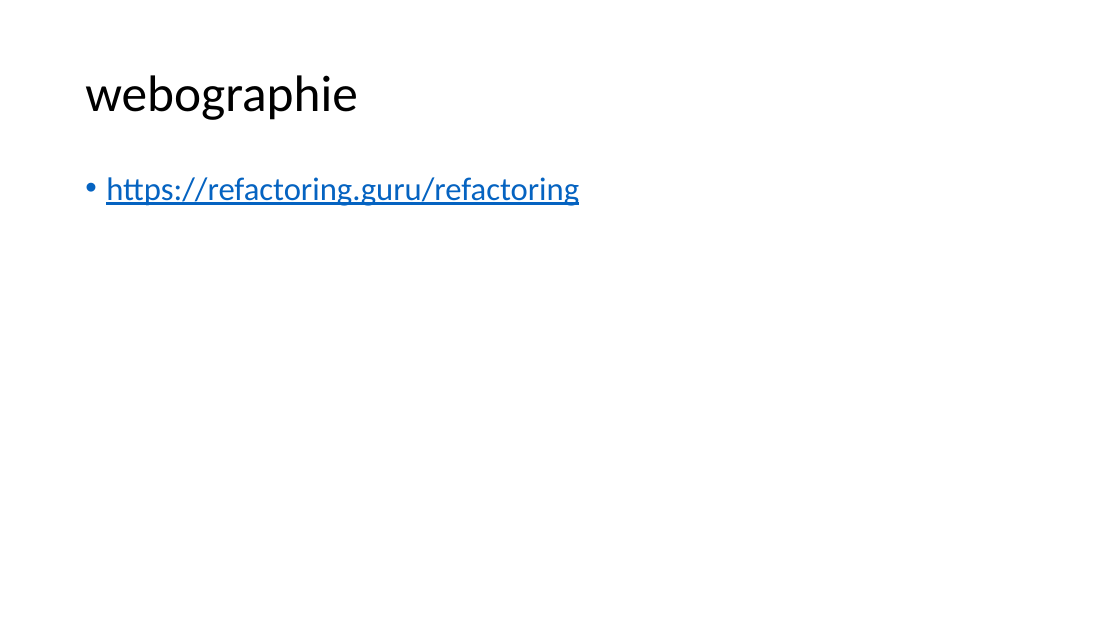
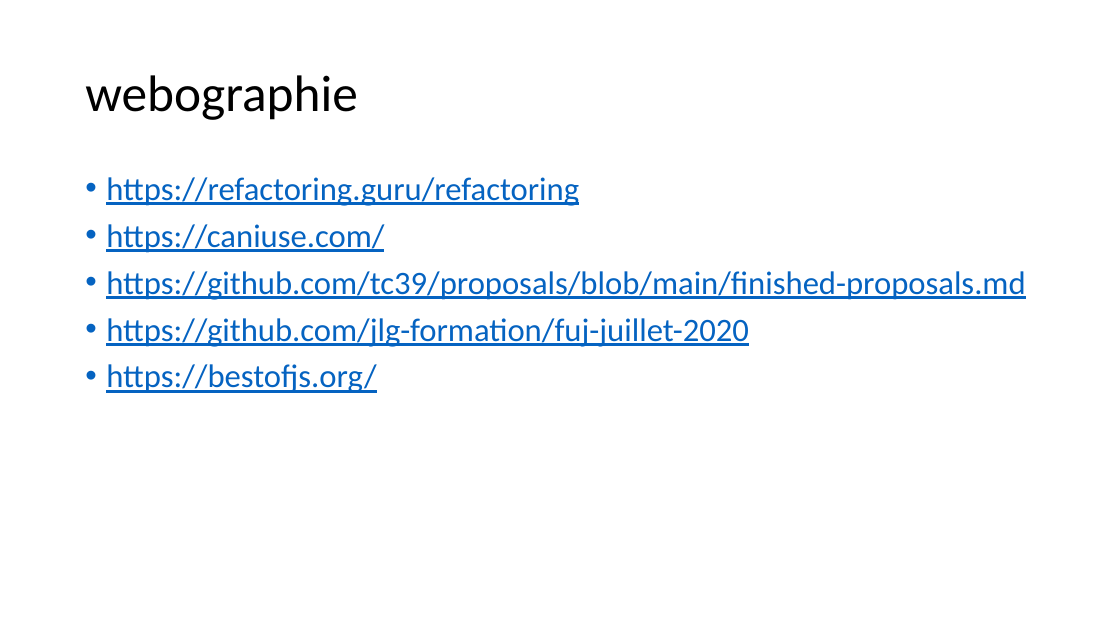
Before and after one commit to jlg-formation/njs-juin-2022, a slide deck: slide 12 of notes.pptx. Drawn at 1120x630 pixels with LibreOffice and Linux fonts; fonts in the diff are those of the drawing. Boxes give left, top, right and bottom in pixels: in the first picture for what was removed or moved away, otherwise in the second. Text is boxed around its words. In the diff, an @@ line names an element or a change of style, - is before the commit and + after.

```diff
--- a/notes.pptx
+++ b/notes.pptx
@@ text at (106,224,1025,393): paragraphs added @@
+• https://caniuse.com/
+• https://github.com/tc39/proposals/blob/main/finished-proposals.md
+• https://github.com/jlg-formation/fuj-juillet-2020
+• https://bestofjs.org/
```
Also in this commit, not shown: 1 other slide changed, 1 slide added.
